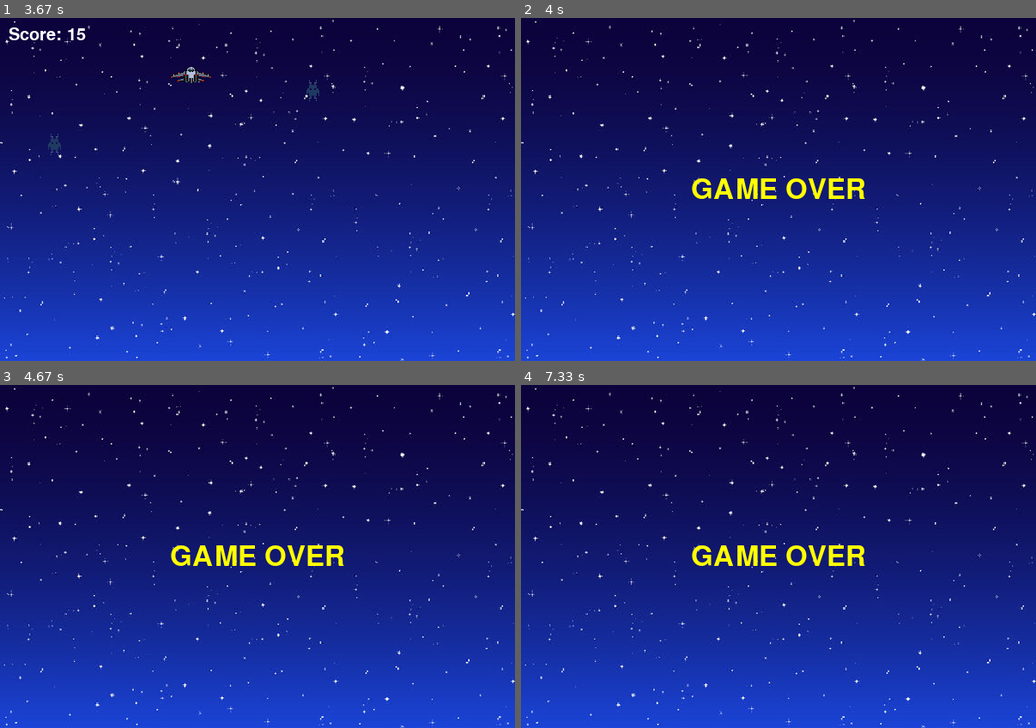
Above: before the commit, frames 1-4 (two rows, left to right).
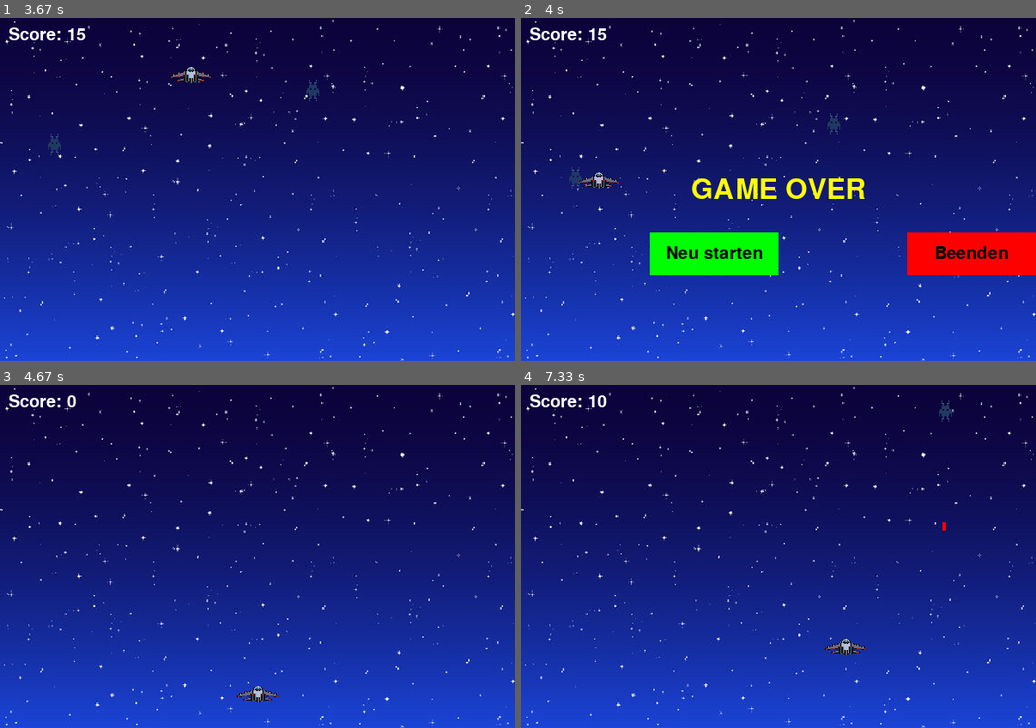
Above: after the commit, the same moments.

Repository: P0629/Space
Game: pygame game, started from PyGameSpace.py
Same seed, same stepped clock (60 frames per second), same inputs: the game is played once before the commit and once after it.
Inputs (mouse positions are in pixels of both pictures, inside the frame that each line leads up to):
- Up to frame 1 (3.67 s): hold Right 0.33-0.8 s; move the mouse to (236, 203) at 0.37 s; click (257, 210) at 0.88 s; hold Right 1.17-1.63 s; click (133, 192) at 1.25 s; hold Left 1.67-2.2 s; click (97, 138) at 1.75 s; hold Left 2.23-2.63 s; click (334, 69) at 2.32 s; hold Right 2.67-3.3 s; click (319, 220) at 2.75 s; hold Left from 3.33 s (still down); click (267, 72) at 3.42 s
- Up to frame 2 (4 s): release Left at 3.8 s; hold Right from 3.83 s (still down); click (593, 179) at 3.92 s
- Up to frame 3 (4.67 s): release Right at 4.3 s; click (195, 621) at 4.38 s
- Up to frame 4 (7.33 s): hold Right 4.67-5.13 s; click (778, 597) at 4.75 s; hold Left 5.17-5.7 s; click (974, 686) at 5.25 s; hold Left 5.73-6.13 s; click (706, 484) at 5.82 s; hold Right 6.17-6.8 s; click (881, 529) at 6.25 s; hold Left 6.83-7.3 s; click (958, 645) at 6.92 s

Frame 1 is identical in both runs. In frame 2, 6.8% of the frame differs, in the area x 1-100%, y 2-75%; in frame 3, 1.5%; in frame 4, 1.6%.

Commit message:
Add the Buttons Neustart und Beenden

Diff:
--- a/PyGameSpace.py
+++ b/PyGameSpace.py
@@ -1,5 +1,6 @@
 import pygame
 import random
+import sys
 
 # Initialisierung von Pygame
 pygame.init()
@@ -48,11 +49,41 @@
     for enemy in enemies:
         enemy[0].y += ENEMY_SPEED
 
-# Funktion um GAME OVER anzuzeigen
+# Funktion um GAME OVER anzuzeigen und Optionen für Neustart oder Beenden
 def display_game_over():
     font = pygame.font.SysFont(None, 48)
     game_over_text = font.render("GAME OVER", True, (255, 255, 0))
     screen.blit(game_over_text, (WIDTH // 2 - game_over_text.get_width() // 2, HEIGHT // 2 - game_over_text.get_height() // 2))
+
+    # Schriftart für die Buttons
+    button_font = pygame.font.SysFont(None, 30)
+
+    # Button "Neu starten"
+    restart_button = pygame.Rect(WIDTH // 4, HEIGHT // 2 + 50, WIDTH // 4, 50)
+    pygame.draw.rect(screen, (0, 255, 0), restart_button)
+    restart_text = button_font.render("Neu starten", True, (0, 0, 0))
+    screen.blit(restart_text, (restart_button.centerx - restart_text.get_width() // 2, restart_button.centery - restart_text.get_height() // 2))
+
+    # Button "Beenden"
+    quit_button = pygame.Rect(WIDTH // 2 + WIDTH // 4, HEIGHT // 2 + 50, WIDTH // 4, 50)
+    pygame.draw.rect(screen, (255, 0, 0), quit_button)
+    quit_text = button_font.render("Beenden", True, (0, 0, 0))
+    screen.blit(quit_text, (quit_button.centerx - quit_text.get_width() // 2, quit_button.centery - quit_text.get_height() // 2))
+
+    pygame.display.flip()
+
+    while True:
+        for event in pygame.event.get():
+            if event.type == pygame.QUIT:
+                pygame.quit()
+                sys.exit()
+            elif event.type == pygame.MOUSEBUTTONDOWN:
+                mouse_pos = pygame.mouse.get_pos()
+                if restart_button.collidepoint(mouse_pos):
+                    return True  # Neustart auswählen
+                elif quit_button.collidepoint(mouse_pos):
+                    pygame.quit()
+                    sys.exit()
 
 # Funktion zum Zeichnen von Schüssen
 def draw_shots(shots):
@@ -154,7 +185,11 @@
             display_score(score)
 
         if game_over:
-            display_game_over()  # GAME OVER anzeigen
+            if display_game_over():
+                # Wenn "Neu starten" ausgewählt wurde, setze das Spiel zurück
+                main()
+            else:
+                running = False
 
         pygame.display.flip()
         clock.tick(60)
